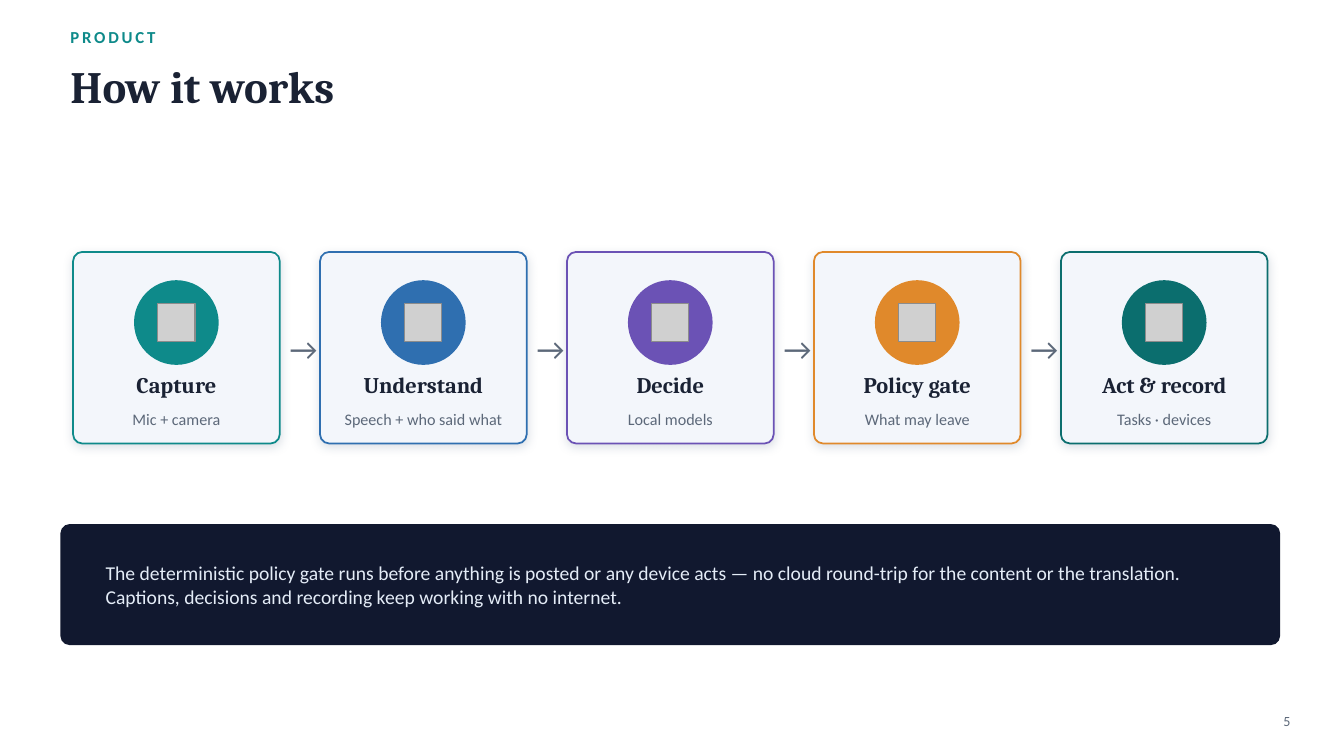
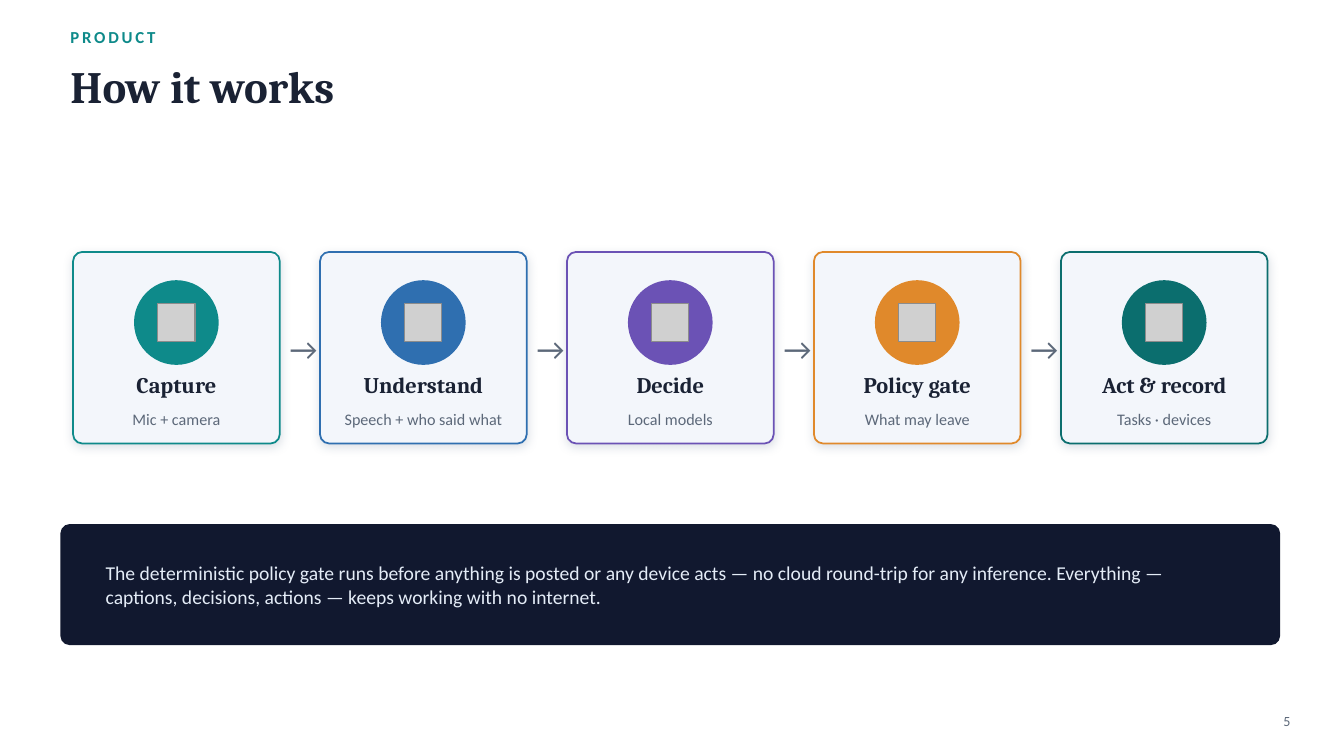
Before and after one commit to NaichuanZhang/LocoCisco, a slide deck: slide 5 of Presentation/LocoCisco_Presentation.pptx. Drawn at 1344x756 pixels with LibreOffice and Linux fonts; fonts in the diff are those of the drawing; grey boxes stand for pictures. Boxes give left, top, right and bottom in pixels: in the first picture for what was removed or moved away, otherwise in the second. Text is boxed around its words. In the diff, an @@ line names an element or a change of style, - is before the commit and + after.

```diff
--- a/Presentation/LocoCisco_Presentation.pptx
+++ b/Presentation/LocoCisco_Presentation.pptx
@@ text at (106,566,1140,608): text changed @@
-The deterministic policy gate runs before anything is posted or any device acts — no cloud round-trip for the content or the translation. Captions, decisions and recording keep working with no internet.
+The deterministic policy gate runs before anything is posted or any device acts — no cloud round-trip for any inference. Everything — captions, decisions, actions — keeps working with no internet.
```
Also in this commit, not shown: 4 other slides changed, 2 other files.
